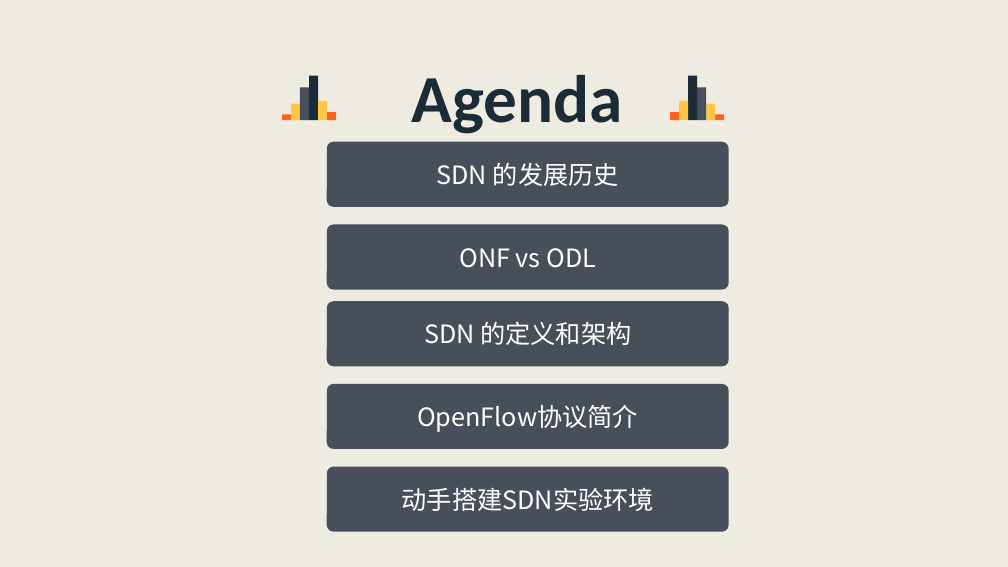
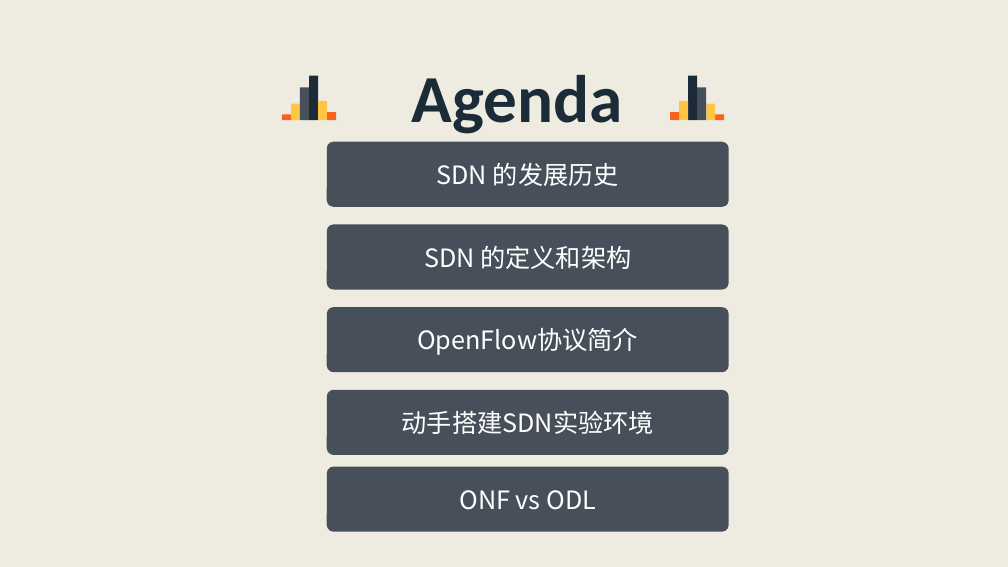
Before and after one commit to ZhouRock/NewTechnology, a slide deck: slide 2 of SDN/SDN入门之旅.pptx. Drawn at 1008x567 pixels with LibreOffice and Linux fonts; fonts in the diff are those of the drawing. Boxes give left, top, right and bottom in pixels: in the first picture for what was removed or moved away, otherwise in the second. Text is boxed around its words. In the diff, an @@ line names an element or a change of style, - is before the commit and + after.

```diff
--- a/SDN/SDN入门之旅.pptx
+++ b/SDN/SDN入门之旅.pptx
@@ 3 rounded rectangles: place and size @@
-3 rounded rectangles at <box>327,301,729,532</box>
+3 rounded rectangles at <box>327,225,729,455</box>
@@ rounded rectangle "ONF vs ODL": place and size @@
-rounded rectangle "ONF vs ODL" at <box>327,225,729,290</box>
+rounded rectangle "ONF vs ODL" at <box>327,467,729,532</box>
```
Also in this commit, not shown: 2 other slides changed, 2 slides added, 2 slides removed, 1 other file.
